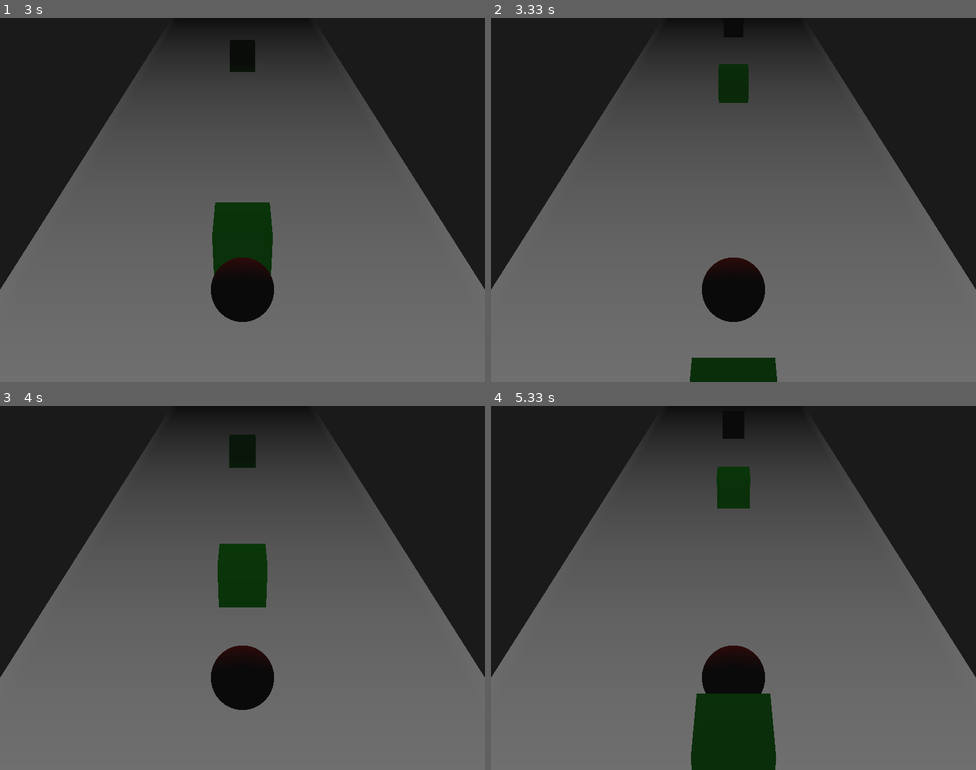
Above: before the commit, frames 1-4 (two rows, left to right).
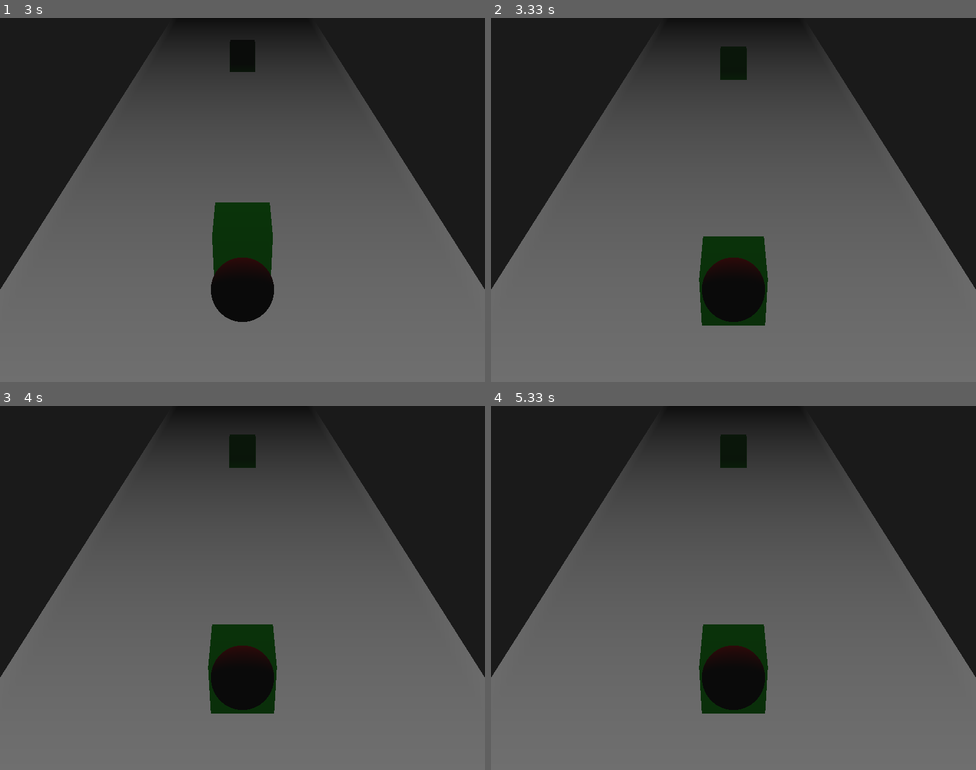
Above: after the commit, the same moments.

Repository: nessv/Dino3D
Game: pygame game, started from Game2/game.py
The game is run twice, just before and just after one commit, with the same random seed, the same clock (stepped at 60 frames per second) and the same inputs.
Inputs:
- Up to frame 1 (3 s): tap Space at 0.33 s
- Up to frame 2 (3.33 s): no input
- Up to frame 3 (4 s): no input
- Up to frame 4 (5.33 s): no input

Frame 1 is identical in both runs. In frame 2, 3.4% of the frame differs, in the area x 41-59%, y 7-100%; in frame 3, 3.2%; in frame 4, 5.5%, in the area x 41-59%, y 6-100%.

Commit message:
Colisiones

Diff:
--- a/Game2/game.py
+++ b/Game2/game.py
@@ -204,12 +204,14 @@
 
     def check_collisions(self):
         blocks = filter(lambda x: 0 < x.position[2] < 1, self.blocks)
-        x = self.player.position[0]
+        # My player current position
+        y = self.player.position[1]
         r = self.player.radius
+
         for block in blocks:
-            x1 = block.position[1]
+            y1 = block.position[1]
             s = block.size / 2
-            if x1-s < x-r < x1+s or x1-s < x+r < x1+s:
+            if y1 + s > y - r:
                 self.game_over = True
                 print("Game over!")
 
